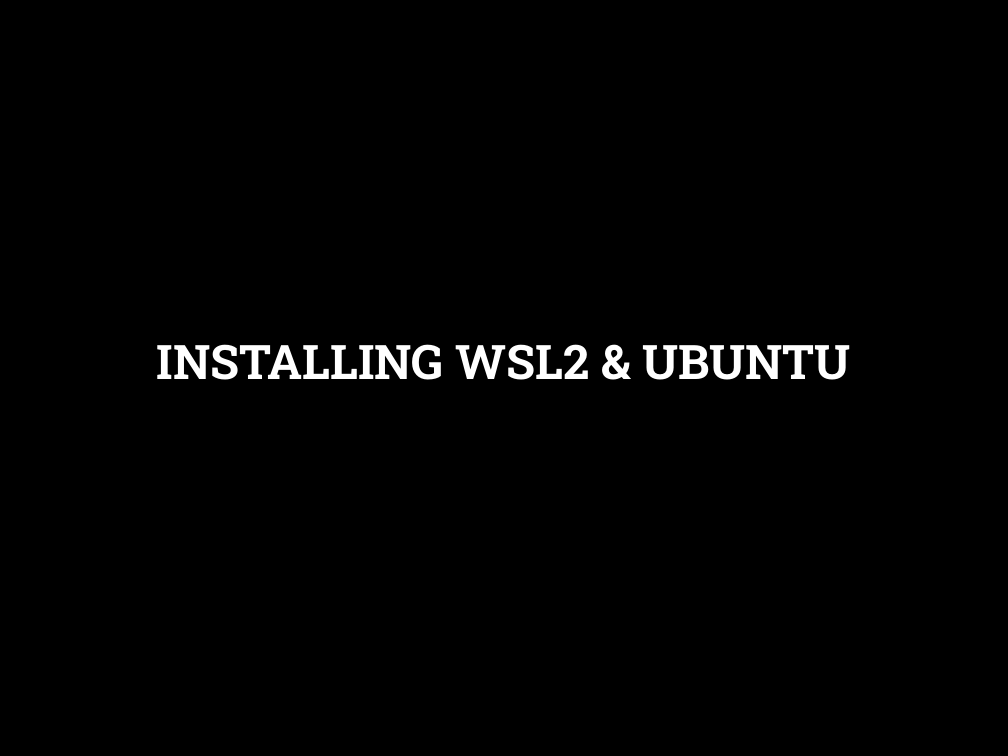
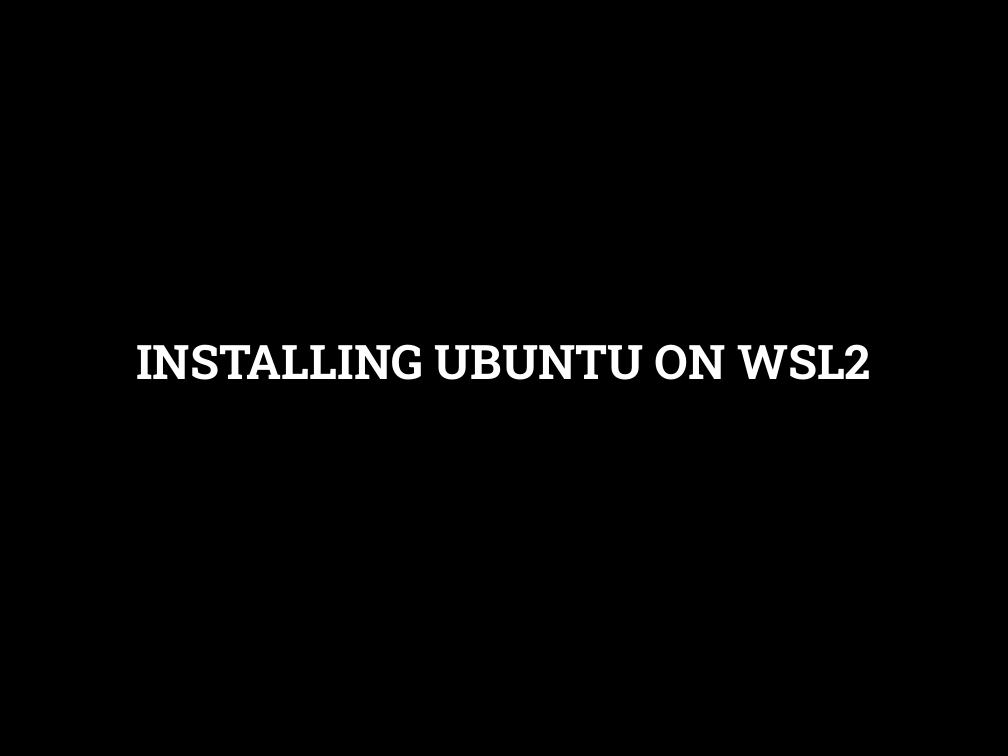
Before and after one commit to ChristopherAlanMurphy/TensorFlow.GPU.Windows11.via.WSL2, a slide deck: slide 7 of Presenation_TensorFlowOnWindows11forGPU.pptx. Drawn at 1008x756 pixels with LibreOffice and Linux fonts; fonts in the diff are those of the drawing; background and template pictures are left out. Boxes give left, top, right and bottom in pixels: in the first picture for what was removed or moved away, otherwise in the second. Text is boxed around its words. In the diff, an @@ line names an element or a change of style, - is before the commit and + after.

```diff
--- a/Presenation_TensorFlowOnWindows11forGPU.pptx
+++ b/Presenation_TensorFlowOnWindows11forGPU.pptx
@@ title at bbox=[136, 344, 871, 380]: text changed @@
-INSTALLING WSL2 & UBUNTU
+INSTALLING UBUNTU ON WSL2
```
Also in this commit, not shown: 4 other slides changed, 1 slide added.
